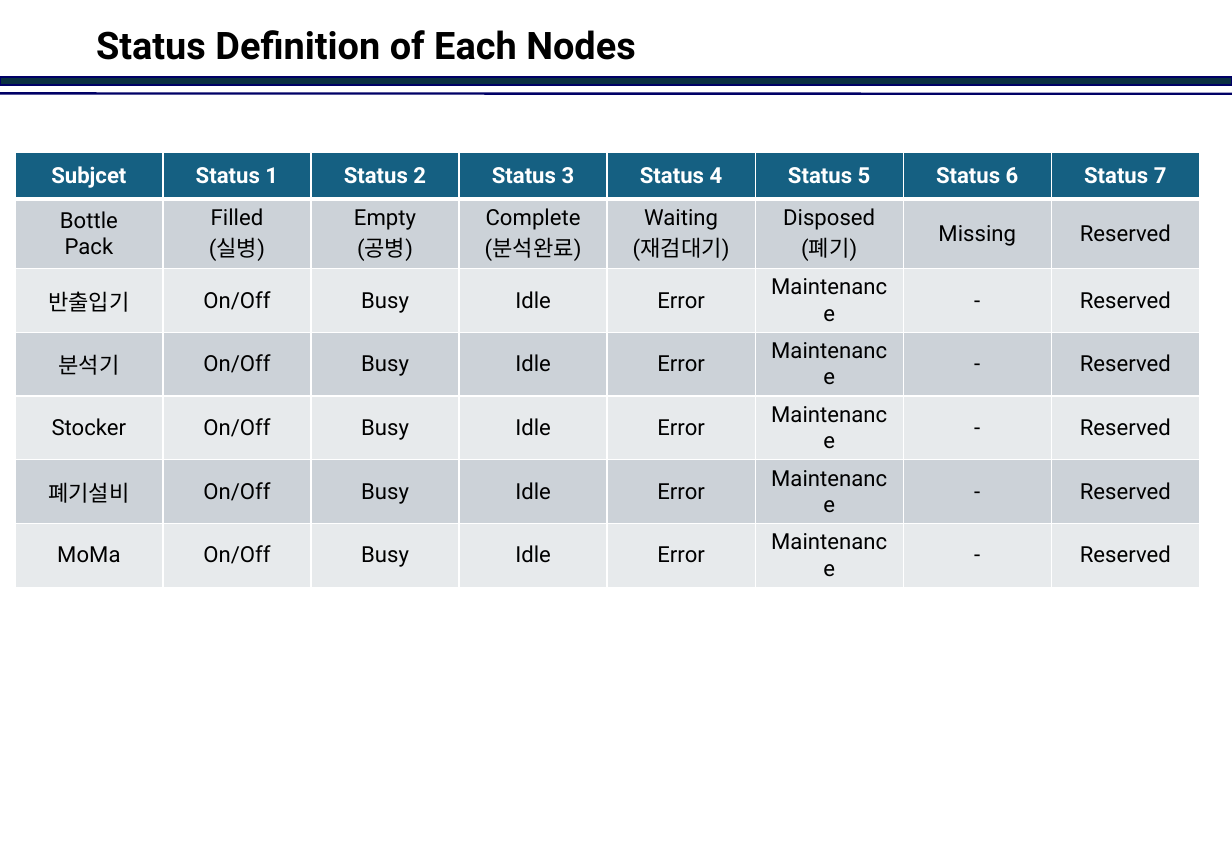
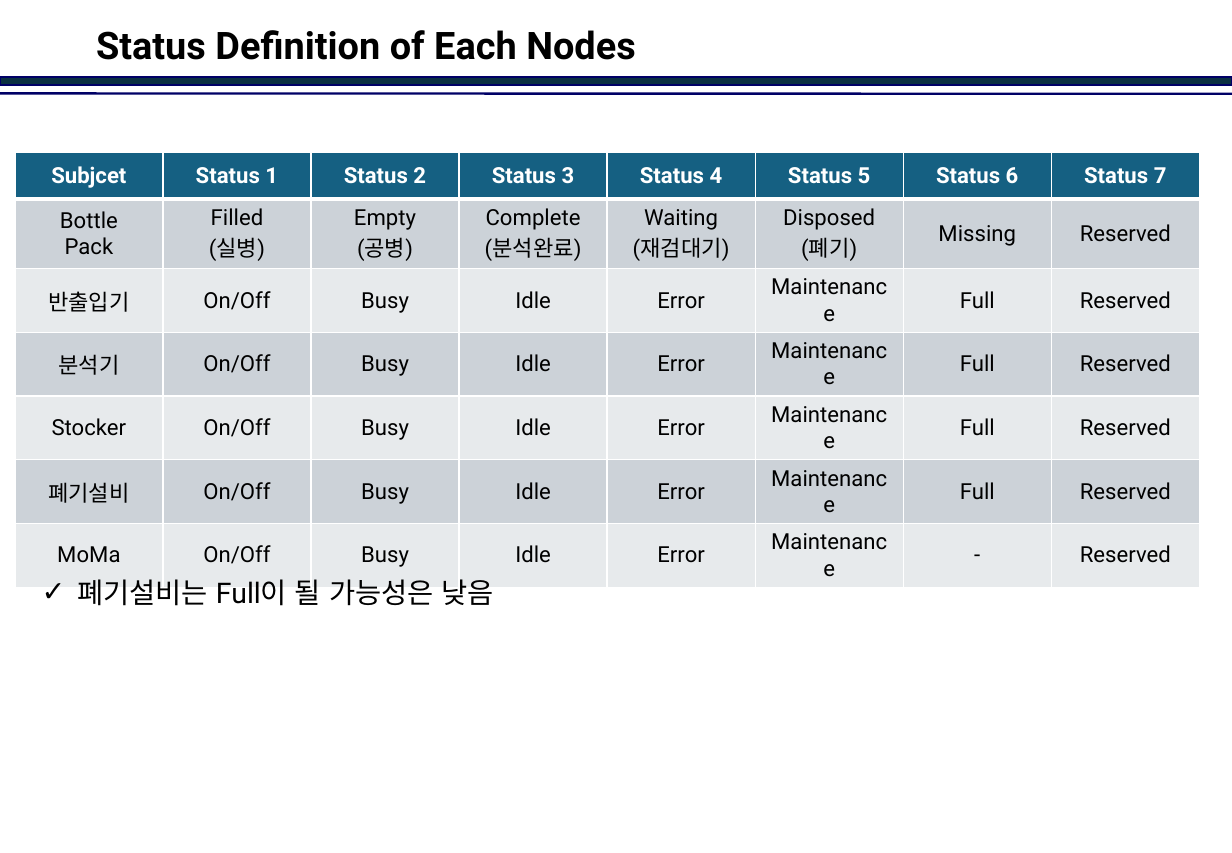
Before and after one commit to jinkabpark/SamickThk_Analysis, a slide deck: slide 27 of 허종원/Travel Scenario.pptx (slide 26 before the commit). Drawn at 1232x853 pixels with LibreOffice and Linux fonts; fonts in the diff are those of the drawing; background and template pictures are left out. Boxes give left, top, right and bottom in pixels: in the first picture for what was removed or moved away, otherwise in the second. Text is boxed around its words. In the diff, an @@ line names an element or a change of style, - is before the commit and + after.

```diff
--- a/허종원/Travel Scenario.pptx
+++ b/허종원/Travel Scenario.pptx
@@ table at (x1=15, y1=152, x2=1198, y2=571) @@
-row 3, column 7: -
+row 3, column 7: Full
-row 4, column 7: -
+row 4, column 7: Full
-row 5, column 7: -
+row 5, column 7: Full
-row 6, column 7: -
+row 6, column 7: Full
@@ text added at (x1=77, y1=579, x2=494, y2=606), 18 pt, text #000000 @@
+✓ 폐기설비는 Full이 될 가능성은 낮음
```
Also in this commit, not shown: 1 slide added.
